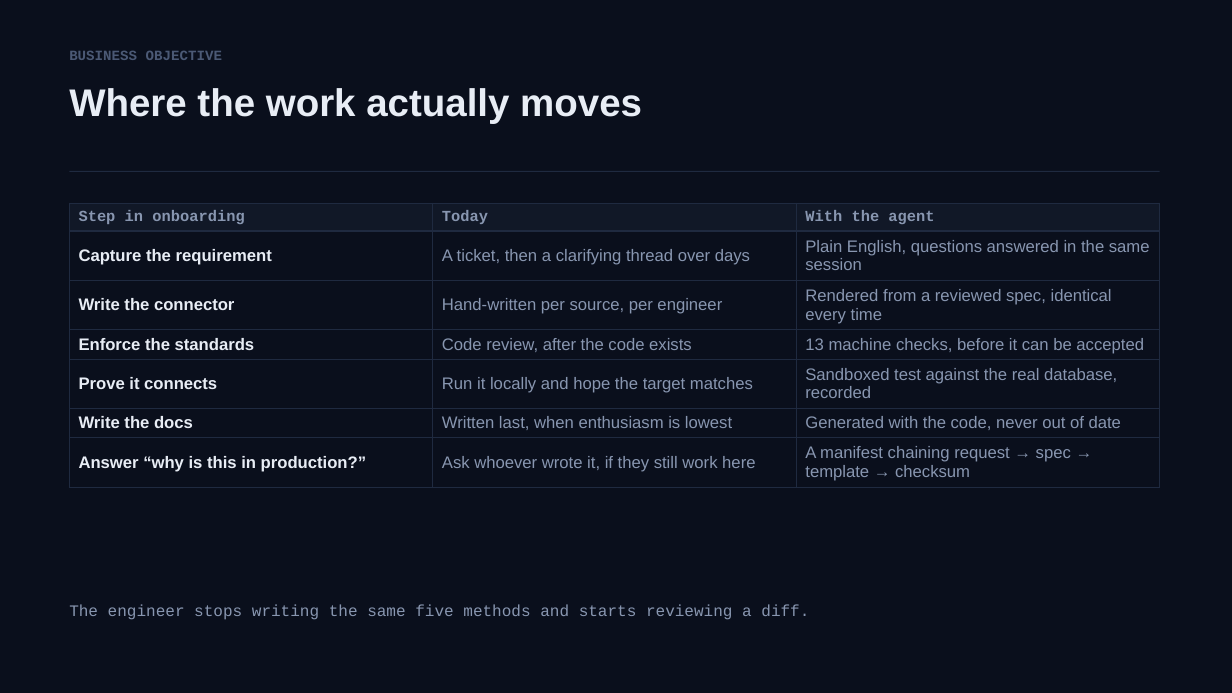
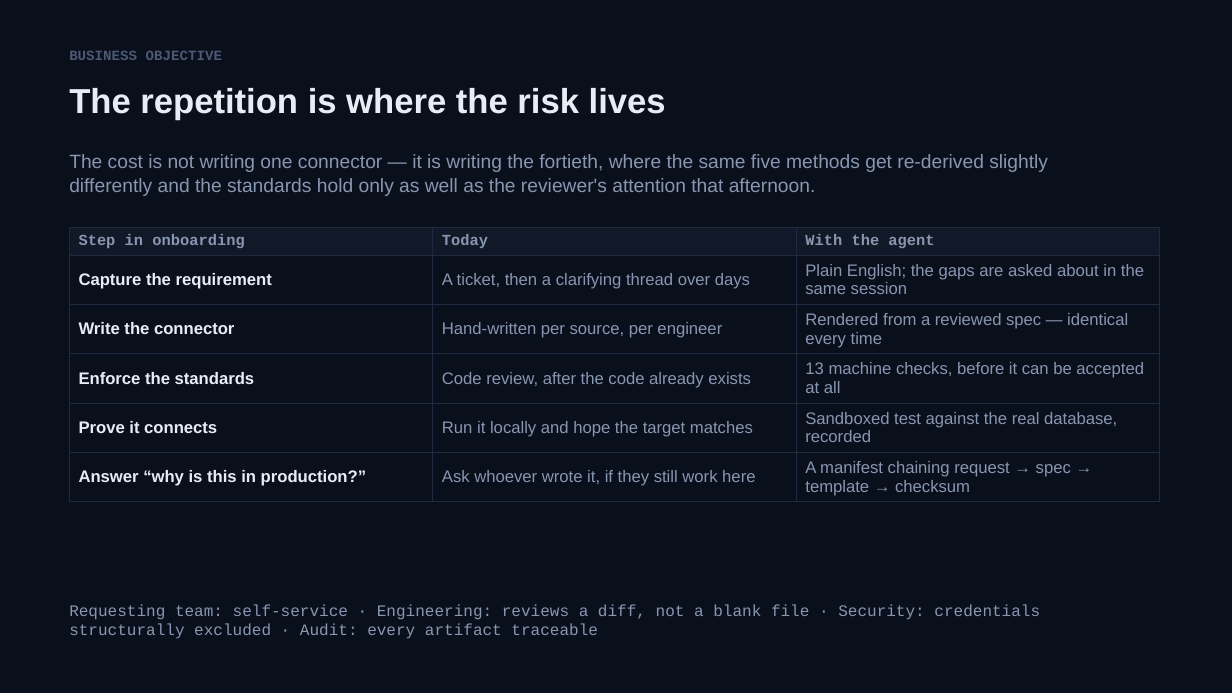
Before and after one commit to SKRejaulKarim04/data-source-onboarding-agent, a slide deck: slide 2 of docs/Data-Source-Onboarding-Agent.pptx (slide 4 before the commit). Drawn at 1232x693 pixels with LibreOffice and Linux fonts; fonts in the diff are those of the drawing. Boxes give left, top, right and bottom in pixels: in the first picture for what was removed or moved away, otherwise in the second. Text is boxed around its words. In the diff, an @@ line names an element or a change of style, - is before the commit and + after.

```diff
--- a/docs/Data-Source-Onboarding-Agent.pptx
+++ b/docs/Data-Source-Onboarding-Agent.pptx
@@ text at <box>69,88,666,120</box>: text changed; size 30 to 27 pt @@
-Where the work actually moves
+The repetition is where the risk lives
@@ rectangle removed at <box>69,171,1160,172</box> @@
@@ text added at <box>69,154,1048,196</box>, 15 pt, text #8896B0 @@
+The cost is not writing one connector — it is writing the fortieth, where the same five methods get re-derived slightly differently and the standards hold only as well as the reviewer's attention that afternoon.
@@ table at <box>69,227,1159,500</box> @@
-row 2, column 3: Plain English, questions answered in the same session
+row 2, column 3: Plain English; the gaps are asked about in the same session
-row 3, column 3: Rendered from a reviewed spec, identical every time
+row 3, column 3: Rendered from a reviewed spec — identical every time
-row 4, column 2: Code review, after the code exists
+row 4, column 2: Code review, after the code already exists
-row 4, column 3: 13 machine checks, before it can be accepted
+row 4, column 3: 13 machine checks, before it can be accepted at all
-row 6: Write the docs | Written last, when enthusiasm is lowest | Generated with the code, never out of date
@@ table: place and size @@
-table at <box>69,203,1159,485</box>
+table at <box>69,227,1159,500</box>
@@ text at <box>69,604,1040,639</box>: text changed @@
-The engineer stops writing the same five methods and starts reviewing a diff.
+Requesting team: self-service · Engineering: reviews a diff, not a blank file · Security: credentials structurally excluded · Audit: every artifact traceable
```
Also in this commit, not shown: 5 other slides changed, 10 slides removed, 2 other files.
